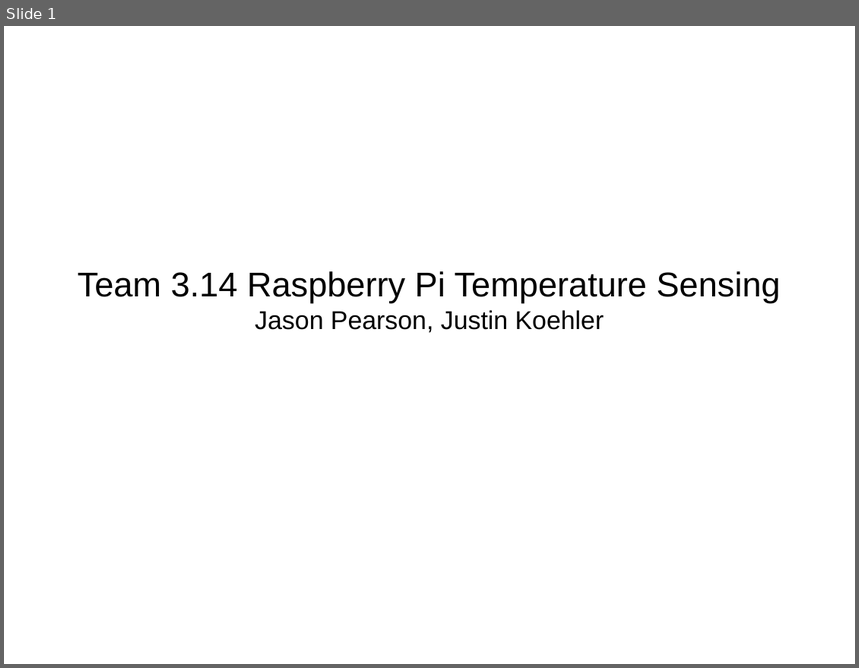
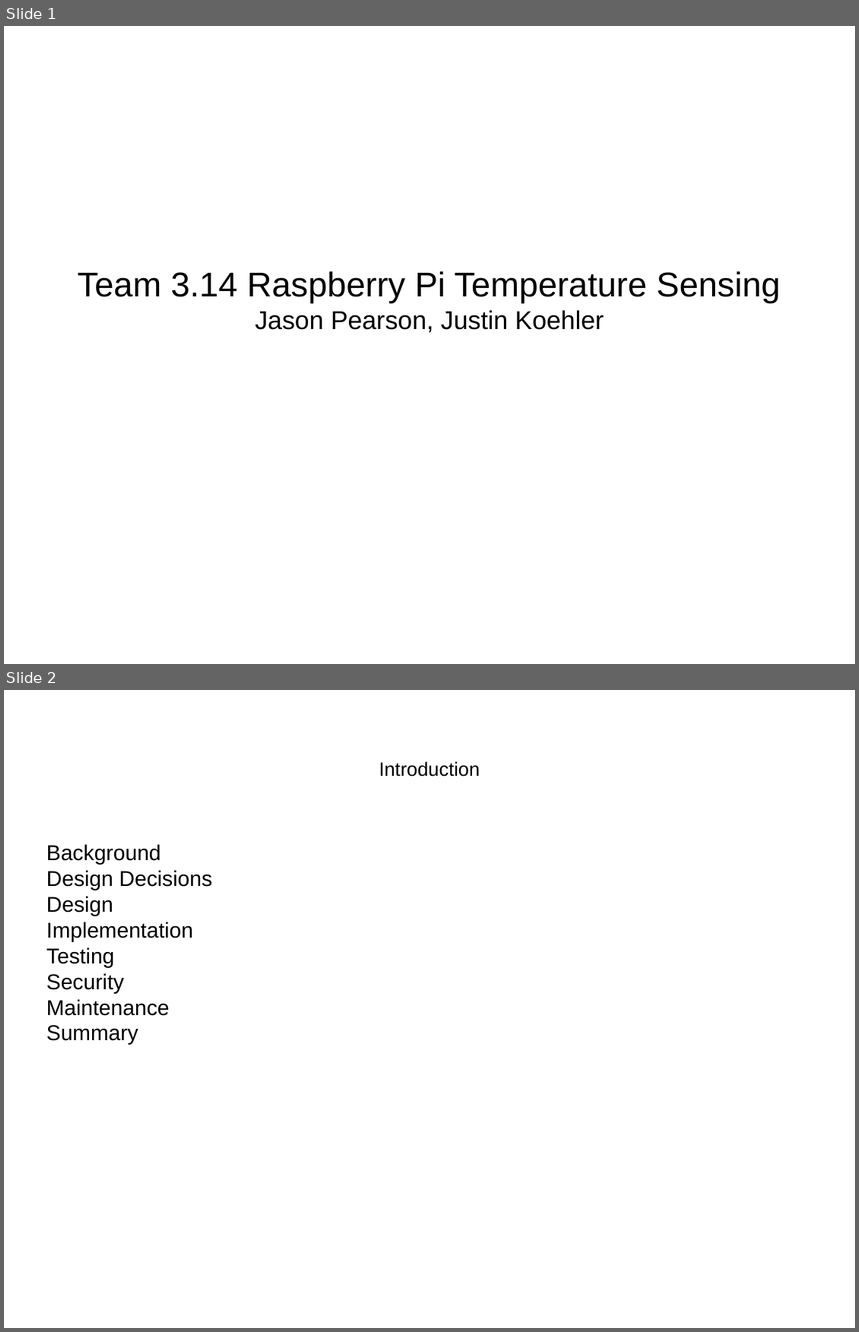
Before and after one commit to Saurutobi/Team3.14, a slide deck: Docs/Presentation/Presentation.pptx. Shown one above the other, each under a label of ours: slide 1 before the commit, slides 1 and 2 after it. The pictures are 859x668 and 859x1332 pixels, drawn with LibreOffice and Linux fonts; fonts in the diff are those of the drawing. Boxes give left, top, right and bottom in pixels: in the first picture for what was removed or moved away, otherwise in the second. Text is boxed around its words. In the diff, an @@ line names an element or a change of style, - is before the commit and + after.

```diff
--- a/Docs/Presentation/Presentation.pptx
+++ b/Docs/Presentation/Presentation.pptx
@@ slide 2 added at box(4, 690, 855, 1328), background #FFFFFF @@
@@ text added at box(379, 761, 481, 777), 18 pt, text #000000 @@
+Introduction
@@ text added at box(47, 844, 212, 1045), 20 pt, text #000000 @@
+Background
+Design Decisions
+Design
+Implementation
+Testing
+Security
+Maintenance
+Summary
```
Also in this commit, not shown: 7 slides changed, 2 other files.
